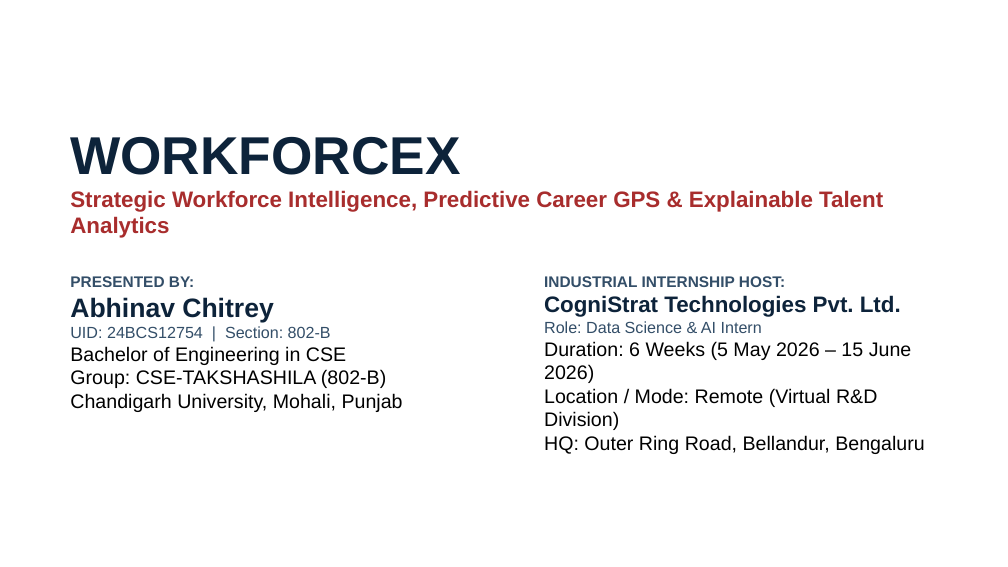
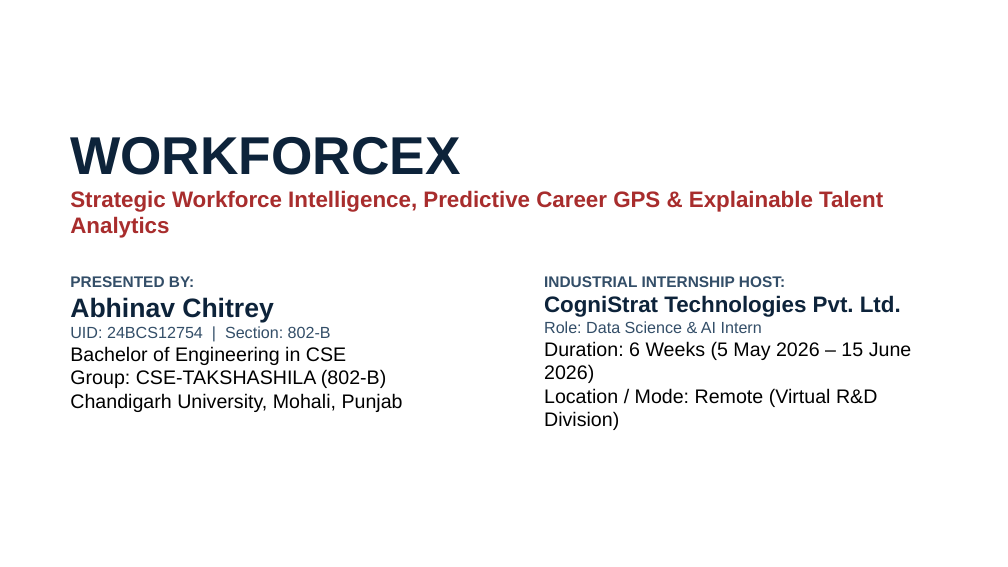
Before and after one commit to chitreyAbhinav/workforce-intelligence, a slide deck: slide 1 of reports/internship_submission/Industrial_Training_Presentation.pptx. Drawn at 1008x567 pixels with LibreOffice and Linux fonts; fonts in the diff are those of the drawing; background and template pictures are left out. Boxes give left, top, right and bottom in pixels: in the first picture for what was removed or moved away, otherwise in the second. Text is boxed around its words. In the diff, an @@ line names an element or a change of style, - is before the commit and + after.

Commit message:
Fix presentation slide 1 asset layering, update 802-B, Dr. Jasneet Kaur, and executive cursive signatures

```diff
--- a/reports/internship_submission/Industrial_Training_Presentation.pptx
+++ b/reports/internship_submission/Industrial_Training_Presentation.pptx
@@ text at bbox=[544, 321, 912, 430]: text changed @@
-Role: Data Science & AI Intern
-Duration: 6 Weeks (5 May 2026 – 15 June 2026)
-Location / Mode: Remote (Virtual R&D Division)
-HQ: Outer Ring Road, Bellandur, Bengaluru
+Role: Data Science & AI Intern
+Duration: 6 Weeks (5 May 2026 – 15 June 2026)
+Location / Mode: Remote (Virtual R&D Division)
```
Also in this commit, not shown: 27 other files.
